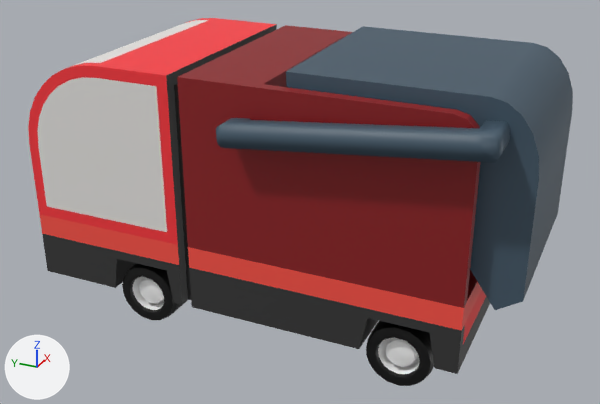
A saved change to the glTF model assets/cars/SM_GarbageTruck_Red.glb.
One viewpoint serves both versions: a 50 mm lens placed at (-6.39, -3.08, 4.27), pointed at (-0.07, -0.23, 1.11). The lights are fixed; the arrows at lower left show +X, +Y and +Z. Where no turn or scale is listed for an object, it has been applied to the vertices. Vertices at the same position are counted once.

Script lines for the objects in view, before the commit:
```python
me_cube_003 = bpy.data.meshes.new('Cube.003')
me_cube_003.from_pydata(...)  # 142 vertices, 272 faces; spans x -1.21..1.21, y -2.3..0.06, z -1.2..0.46
me_cube_003.materials.append(mat_defaultmaterial_002)
me_cube_017 = bpy.data.meshes.new('Cube.017')
me_cube_017.from_pydata(...)  # 174 vertices, 346 faces; spans x -1.0..1.0, y -2.0..2.0, z 0.35..2.45
me_cube_017.materials.append(mat_defaultmaterial_001)
me_cylinder = bpy.data.meshes.new('Cylinder')
me_cylinder.from_pydata(...)  # 386 vertices, 764 faces; spans x -0.99..1.01, y -1.0..1.0, z -1.0..1.0
me_cylinder.materials.append(mat_defaultmaterial)
ob_bodyred = bpy.data.objects.new('BodyRed', me_cube_017)
ob_bodyred.location = (0.0, 0.0, 0.0)
ob_rear = bpy.data.objects.new('Rear', me_cube_003)
ob_rear.location = (0.0, -0.103, 2.095)
ob_wheels_front = bpy.data.objects.new('Wheels.Front', me_cylinder)
ob_wheels_front.location = (0.0, 0.9, 0.334)
ob_wheels_front.rotation_euler = (0.0, 1.571, 0.0)  # degrees (0, 90, 0)
ob_wheels_front.scale = (0.29, 0.29, 0.959)
ob_wheelsrear = bpy.data.objects.new('WheelsRear', me_cylinder)
ob_wheelsrear.location = (0.0, -1.5, 0.334)
ob_wheelsrear.rotation_euler = (0.0, 1.571, 0.0)  # degrees (0, 90, 0)
ob_wheelsrear.scale = (0.29, 0.29, 0.959)
```
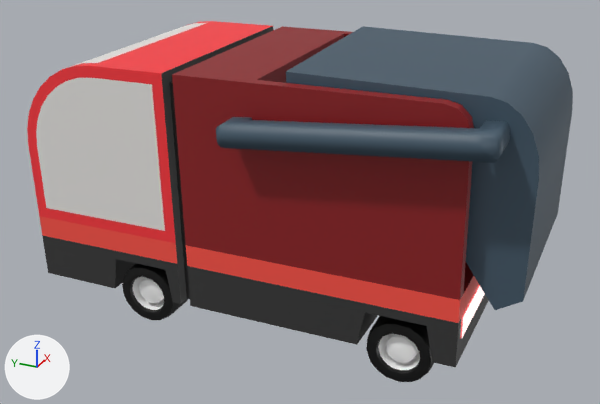
Changed parts and their boxes (x1, y1, x2, y2) in the pictures (600 x 404 px; the box of a moved part takes in the faces that stretch with it):
'BodyRed', turned: before (28, 18, 490, 374); after (27, 21, 489, 367)
'WheelsRear', reshaped, moved, turned, rescaled: before (366, 321, 434, 386); after (366, 316, 434, 382)
'Lights', added: after (462, 286, 485, 338)
part 1 of me_cylinder, moved or reshaped: before (122, 270, 434, 386); after (122, 269, 188, 311)

The change, as a list of edits to the scene's bpy script:
```text
Add mat_defaultmaterial_003:
    mat_defaultmaterial_003 = bpy.data.materials.new('DefaultMaterial.003')
    mat_defaultmaterial_003.use_nodes = True; mat_defaultmaterial_003.node_tree.nodes.clear()
    _N = mat_defaultmaterial_003.node_tree.nodes; _L = mat_defaultmaterial_003.node_tree.links
    n0 = _N.new('ShaderNodeOutputMaterial'); n0.name = 'Material Output'
    n1 = _N.new('ShaderNodeBsdfPrincipled'); n1.name = 'Principled BSDF'
    n2 = _N.new('ShaderNodeVertexColor'); n2.name = 'Color Attribute'
    _L.new(n1.outputs[0], n0.inputs[0])  # 'BSDF' to 'Surface'
    _L.new(n2.outputs[0], n1.inputs[0])  # 'Color' to 'Base Color'
Add mat_m_lights:
    mat_m_lights = bpy.data.materials.new('M_Lights')
    mat_m_lights.use_nodes = True; mat_m_lights.node_tree.nodes.clear()
    _N = mat_m_lights.node_tree.nodes; _L = mat_m_lights.node_tree.links
    n0 = _N.new('ShaderNodeBsdfPrincipled'); n0.name = 'Principled BSDF'
    n0.inputs[1].default_value = 1.0  # 'Metallic'
    n0.inputs[2].default_value = 1.0  # 'Roughness'
    n0.inputs[28].default_value = 1.0  # 'Emission Strength'
    n1 = _N.new('ShaderNodeOutputMaterial'); n1.name = 'Material Output'
    n2 = _N.new('ShaderNodeVertexColor'); n2.name = 'Color Attribute'
    _L.new(n0.outputs[0], n1.inputs[0])  # 'BSDF' to 'Surface'
    _L.new(n2.outputs[0], n0.inputs[0])  # 'Color' to 'Base Color'
Change me_cylinder:
    where me_cylinder.from_pydata(...)  # 386 vertices, 764 faces; spans x -0.99..1.01, y -1.0..1.0, z -1.0..1.0
    used by ob_wheelsrear; location = (0.0, -1.5, 0.334); rotation_euler = (0.0, 1.571, 0.0), in degrees (0, 90, 0); scale = (0.29, 0.29, 0.959)
    me_cylinder part 1: the whole mesh is multiplied about its middle by the matrix ((0.0, 0.0, 0.959), (0.0, 0.29, 0.0), (-0.29, 0.0, 0.0)), then moved by (-0.01, 0.0, -0.02)
Add me_cylinder_002:
    me_cylinder_002.from_pydata(...)  # 386 vertices, 764 faces; spans x -0.96..0.96, y -0.29..0.29, z -0.31..0.27
    me_cylinder_002.materials.append(mat_defaultmaterial_003)
Add me_cube_037:
    me_cube_037.from_pydata(...)  # 8 vertices, 4 faces; spans x -0.91..0.93, y -2.0..2.04, z 0.49..0.81
    me_cube_037.materials.append(mat_m_lights)
Change ob_wheelsrear:
    ob_wheelsrear.scale: (0.29, 0.29, 0.959) -> (1.0, 1.0, 1.0)
    ob_wheelsrear: bpy.data.objects.new('WheelsRear', me_cylinder) -> bpy.data.objects.new('WheelsRear', me_cylinder_002)
    ob_wheelsrear.location: (0.0, -1.5, 0.334) -> (0.0, -1.5, 0.35)
    ob_wheelsrear.rotation_euler: (0.0, 1.571, 0.0) -> (3.142, 0.0, 0.0)  # degrees (0, 90, 0) -> degrees (180, 0, 0)
Change ob_bodyred:
    ob_bodyred.rotation_euler: (0.0, 0.0, 0.0) -> (-0.0252, 0.013, -0.00851)  # degrees (0, 0, 0) -> degrees (-1.4, 0.7, -0.5)
Add ob_lights:
    ob_lights = bpy.data.objects.new('Lights', me_cube_037)
    ob_lights.location = (0.0, 0.0, 0.0)
```
